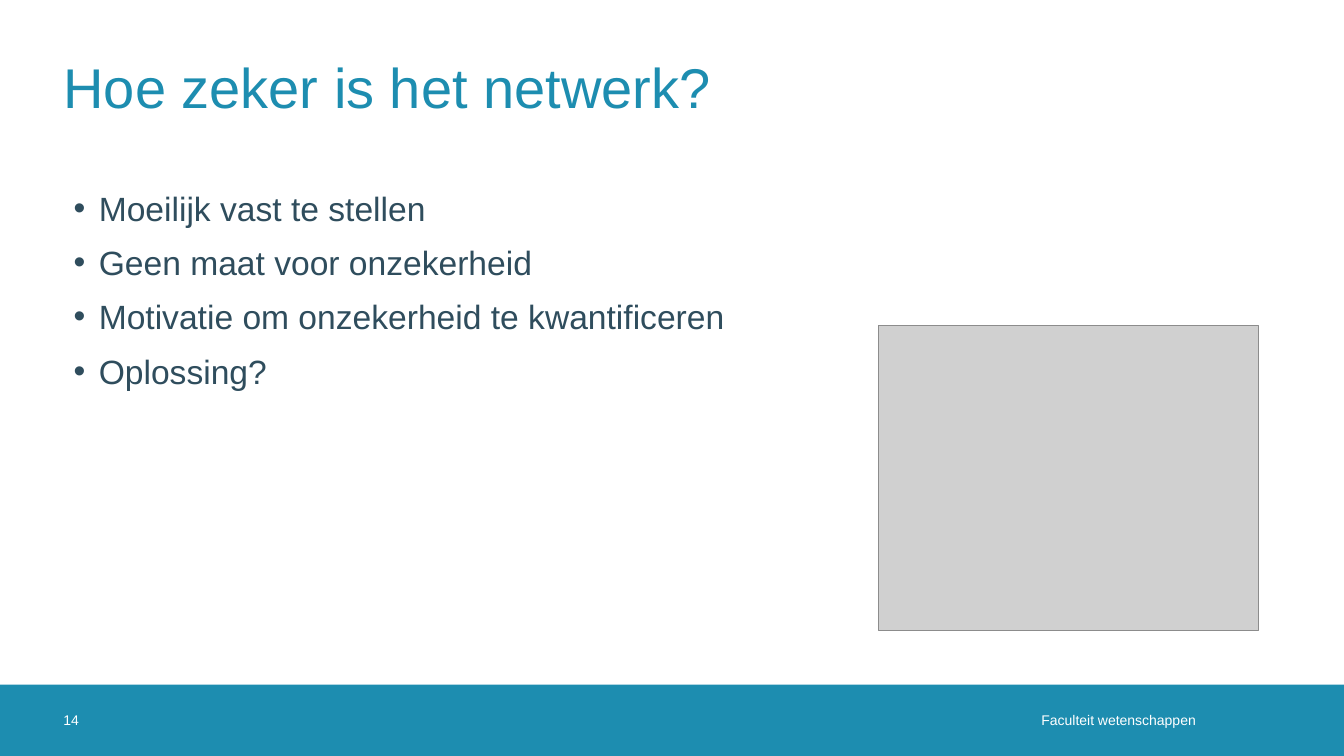
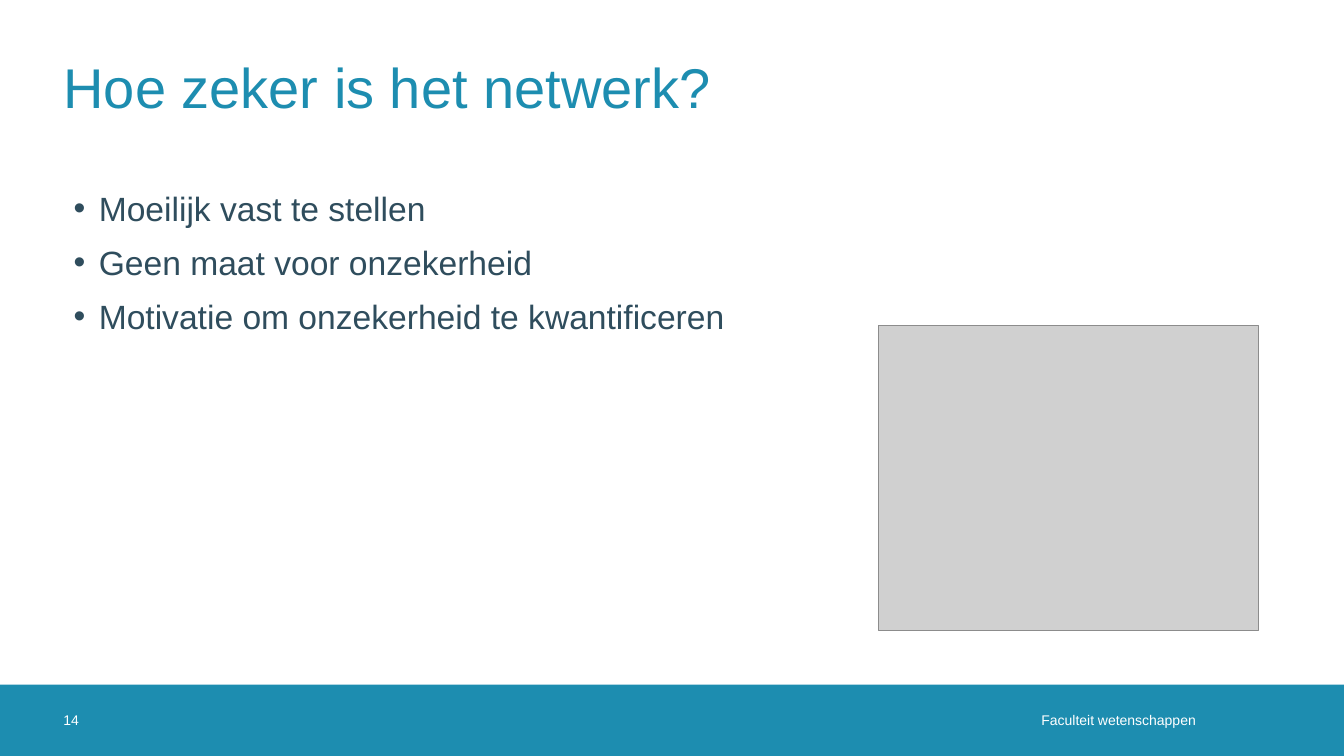
Before and after one commit to JoppeDJ/BachelorProef, a slide deck: slide 14 of Literatuurstudie/Literatuurstudie_ppt - kopie.pptx. Drawn at 1344x756 pixels with LibreOffice and Linux fonts; fonts in the diff are those of the drawing; grey boxes stand for pictures; background and template pictures are left out. Boxes give left, top, right and bottom in pixels: in the first picture for what was removed or moved away, otherwise in the second. Text is boxed around its words. In the diff, an @@ line names an element or a change of style, - is before the commit and + after.

```diff
--- a/Literatuurstudie/Literatuurstudie_ppt - kopie.pptx
+++ b/Literatuurstudie/Literatuurstudie_ppt - kopie.pptx
@@ text at (99,359,267,391): paragraph removed @@
-• Oplossing?
```
